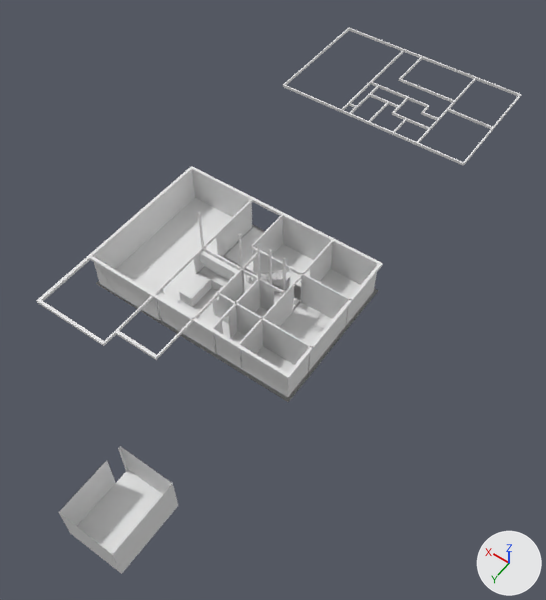
An edit to the Blender file yltm/menderes/mnds01.blend, drawn before and after from the same camera.
Before and after are seen from a 50 mm camera at (-19.5, 24.0, 37.5) aimed at (-2.4, 0.1, -0.1). Every picture has the same lights, and +X, +Y and +Z are marked at lower right. Materials are left out; every surface is plain grey.
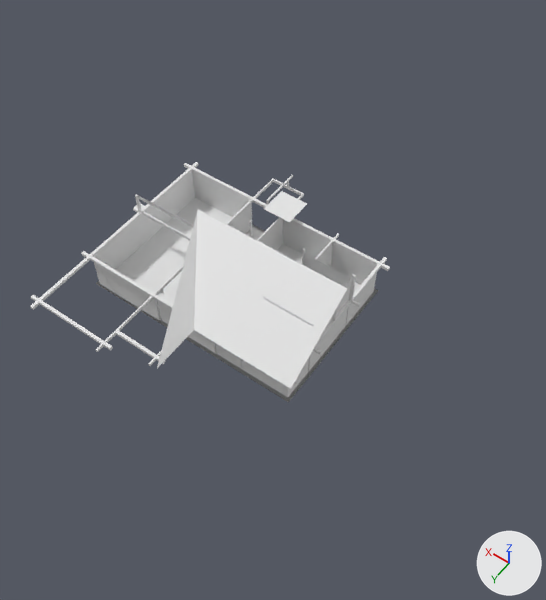
The change in detail:
me_plane_005 is used by ob_plane_001; location (-7.41, -24.57, -2.13); rotation (0.0, 0.0, -1.571), in degrees (0, 0, -90); scale (0.05, 0.05, 1.0).
me_plane_005 had 476 vertices, 365 faces, 51 loose edges and spanned x -189.0..-3.0, y -1.0..299.0, z 5.0.
me_plane_005 now has 4 vertices, 1 face and spans x -1.0..1.0, y -1.0..1.0, z 0.0.
me_plane_005 part 1: 476 vertices removed from x -189.0..-3.0, y -1.0..299.0, z 5.0; 4 vertices added at x -1.0..1.0, y -1.0..1.0, z 0.0.
me_cube_025 is used by ob_cube_020; location (-7.4, -4.17, 2.61); scale (0.1, 0.1, 0.1).
me_cube_025 had 382 vertices, 358 faces, 6 loose edges and spanned x -1.0..148.5, y -1.0..141.0, z -1.0..31.0.
me_cube_025 now has 677 vertices, 628 faces, 24 loose edges and spans x -6.0..153.5, y -28.0..146.0, z -1.0..33.0.
me_cube_025 part 2: 295 vertices added at x -6.0..153.5, y -28.0..146.0, z -1.0..33.0.
Object 'Cube.019' (ob_cube_019) moves from (-7.3, 14.73, 2.65) to (-7.3, -0.72, 2.65).
Object 'Cube.019' (ob_cube_019) is rescaled from (1.62, 2.0, 1.25) to (1.62, 2.0, 1.0).
Object 'Plane.001' (ob_plane_001) turns from (0, 0, -90) to (0, 0, 0) degrees about x, y and z.
Object 'Plane.001' (ob_plane_001) is rescaled from (0.05, 0.05, 1.0) to (1.0, 1.0, 1.0).
Object 'Plane.001' (ob_plane_001) moves from (-7.41, -24.57, -2.13) to (-0.3, -4.27, 3.36).

Boxes [x1, y1, x2, y2] around the edits, measured in the pictures (546 x 600 px):
'Cube.020', reshaped (6% taller)
    before: [36, 166, 383, 380]
    after: [30, 162, 390, 389]
'Cube.019', moved, rescaled
    before: [59, 446, 178, 574]
    after: [263, 253, 352, 326]
'Plane.001', reshaped, moved, turned, rescaled
    before: [283, 28, 521, 166]
    after: [264, 191, 307, 222]
part 2 of me_cube_025, added
    after: [30, 162, 390, 389]
'Cube.001', unchanged, covered by the edit
    before: [265, 277, 348, 371]
    after: [308, 308, 348, 371]
'Cube.002', unchanged, covered by the edit
    before: [241, 321, 309, 397]
    after: [242, 358, 309, 397]
'Cube.010', unchanged, covered by the edit
    before: [158, 250, 238, 353]
    after: [158, 301, 217, 353]
